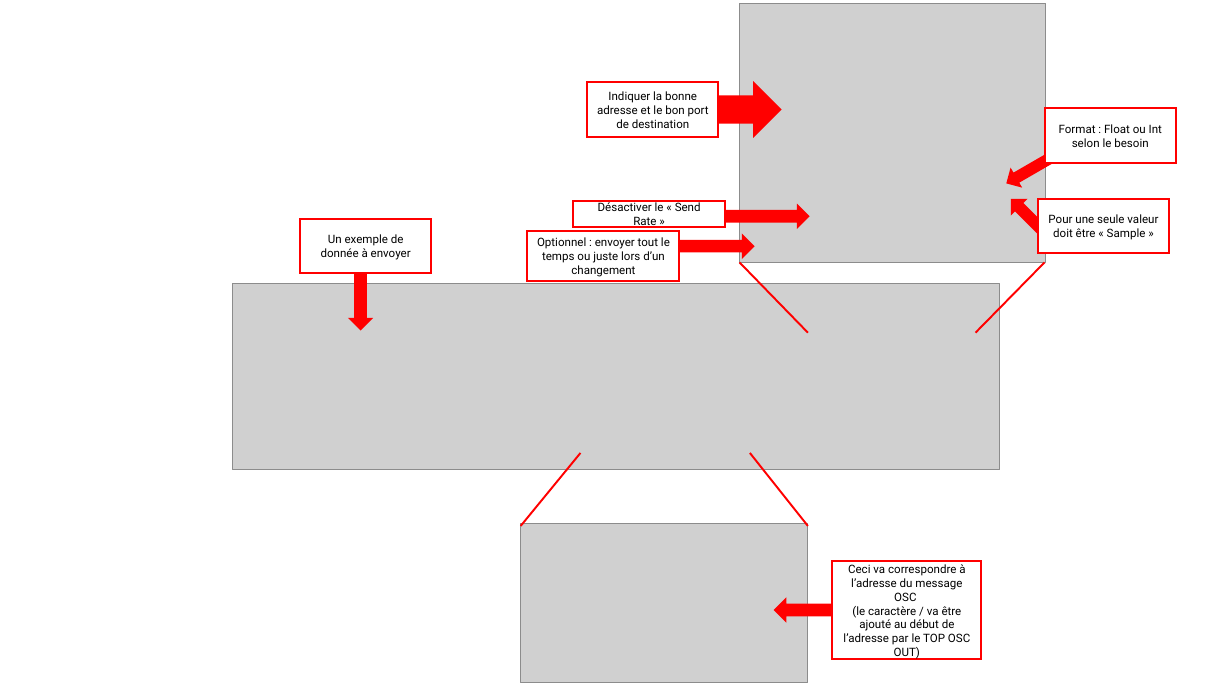
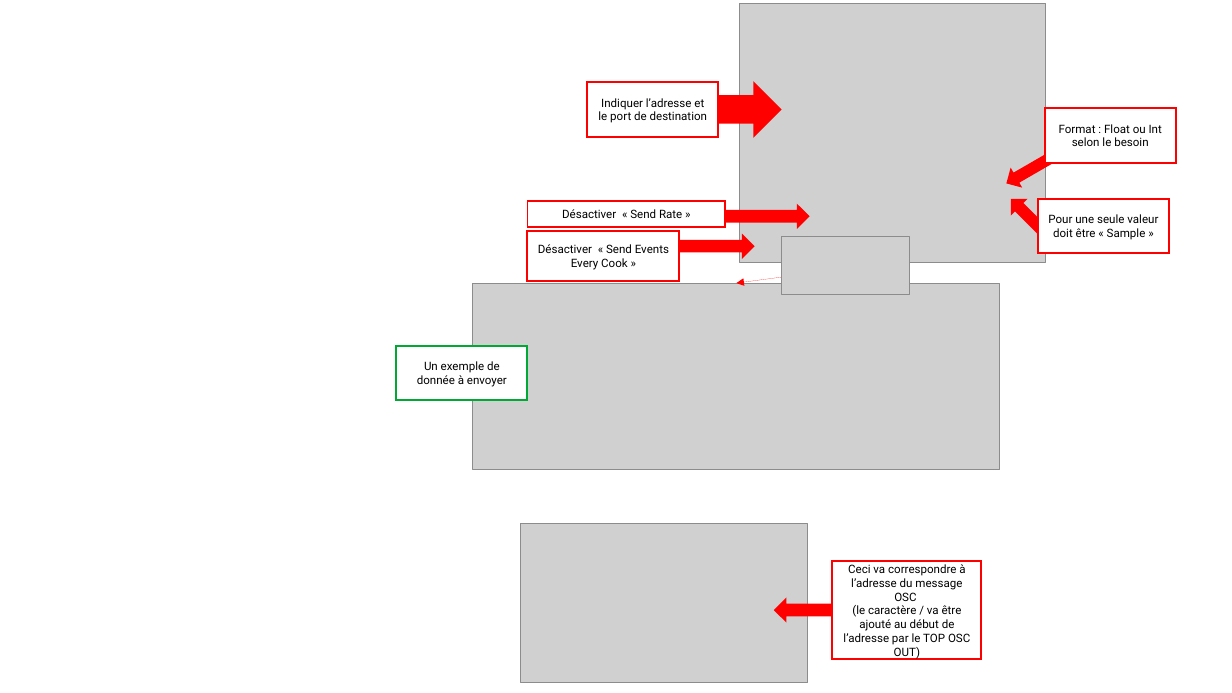
Before and after one commit to thomasfredericks/aide, a slide deck: slide 1 of touchdesigner/osc/envoi/touchdesigner_osc_envoi.pptx. Drawn at 1232x693 pixels with LibreOffice and Linux fonts; fonts in the diff are those of the drawing; grey boxes stand for pictures. Boxes give left, top, right and bottom in pixels: in the first picture for what was removed or moved away, otherwise in the second. Text is boxed around its words. In the diff, an @@ line names an element or a change of style, - is before the commit and + after.

```diff
--- a/touchdesigner/osc/envoi/touchdesigner_osc_envoi.pptx
+++ b/touchdesigner/osc/envoi/touchdesigner_osc_envoi.pptx
@@ right arrow at (698,81,782,138): proportions changed @@
@@ text in rectangle at (598,98,707,123): text changed @@
-Indiquer la bonne adresse et le bon port de destination
+Indiquer l’adresse et le port de destination
@@ rectangle "Désactiver « Send Rate »": place and size @@
-rectangle "Désactiver « Send Rate »" at (573,201,726,226)
+rectangle "Désactiver « Send Rate »" at (528,201,726,226)
@@ text in rectangle at (562,209,682,218): text changed @@
-Désactiver le « Send Rate »
+Désactiver « Send Rate »
@@ right arrow at (671,234,755,259): proportions changed @@
@@ picture added at (781,237,909,294) @@
@@ right arrow removed at (348,246,373,330) @@
@@ text in rectangle at (538,244,669,270): text changed @@
-Optionnel : envoyer tout le temps ou juste lors d’un changement
+Désactiver « Send Events Every Cook »
@@ arrow added from (893, 262) to (737, 283), #FF0000 0.75 pt @@
@@ line removed from (808, 333) to (739, 262) @@
@@ line removed from (976, 333) to (1045, 262) @@
@@ picture: place and size @@
-picture at (232,283,1000,470)
+picture at (473,283,1000,470)
@@ rectangle "Un exemple de donnée à ...": place and size @@
-rectangle "Un exemple de donnée à ..." at (300,219,432,274)
+rectangle "Un exemple de donnée à ..." at (396,346,528,400)
@@ rectangle "Un exemple de donnée à ..." at (396,346,528,400): outline #FF0000 1.5 pt to #00A933 1.5 pt @@
@@ line removed from (521, 526) to (580, 453) @@
@@ line removed from (808, 526) to (750, 453) @@
```
Also in this commit, not shown: 1 other slide changed, 6 other files.
